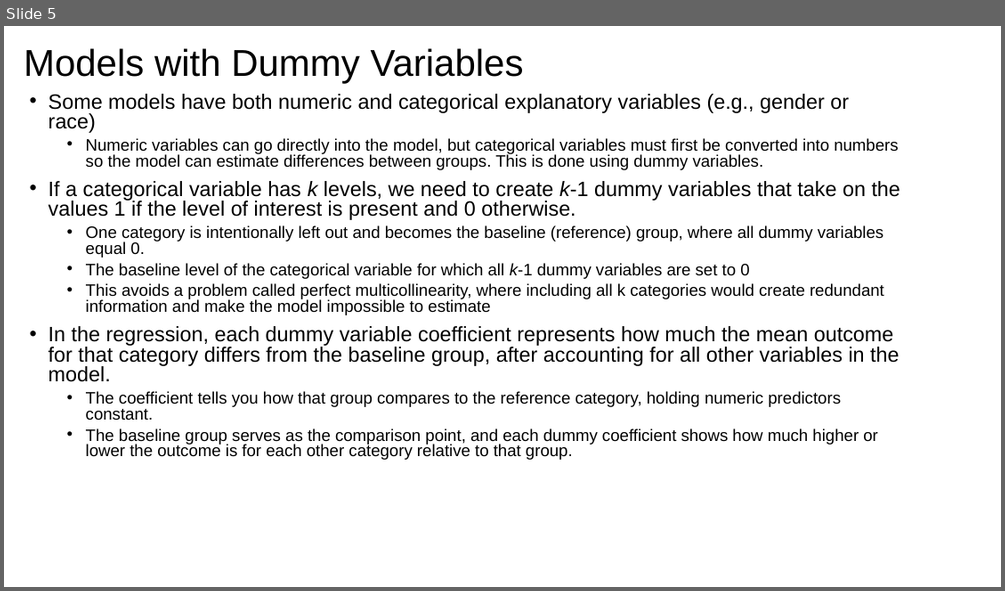
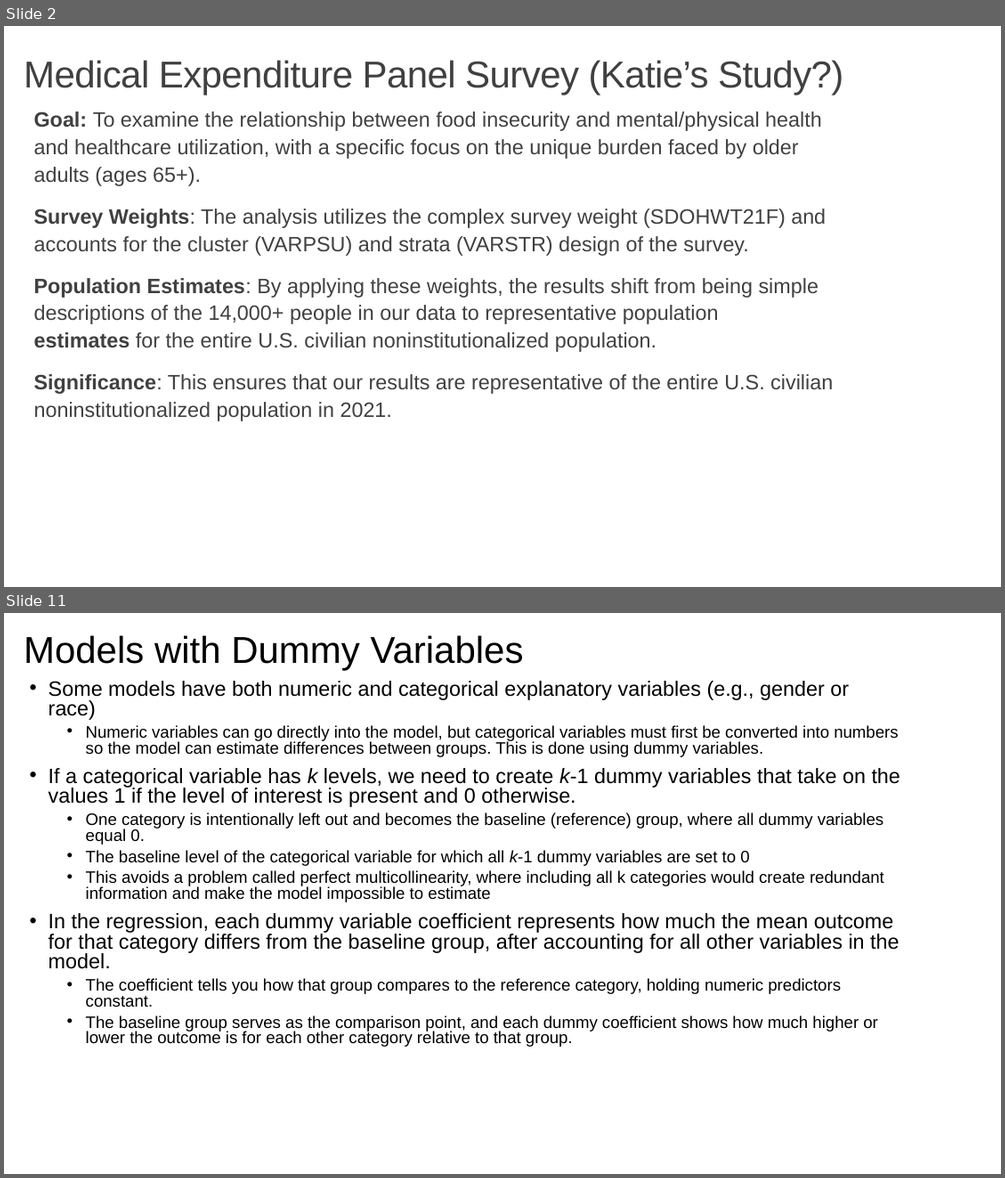
Before and after one commit to issues-osu/statsii-spring2026, a slide deck: slides/dummy/dummy_vars2026.pptx. Shown one above the other, each under a label of ours: slide 5 before the commit, slides 2 and 11 after it; the slides between them are not shown. The pictures are 1005x591 and 1005x1178 pixels, drawn with LibreOffice and Linux fonts; fonts in the diff are those of the drawing. Boxes give left, top, right and bottom in pixels: in the first picture for what was removed or moved away, otherwise in the second. Text is boxed around its words. In the diff, an @@ line names an element or a change of style, - is before the commit and + after.

```diff
--- a/slides/dummy/dummy_vars2026.pptx
+++ b/slides/dummy/dummy_vars2026.pptx
@@ slide 2 added at [4,26,1001,587], background #FFFFFF @@
@@ title added at [24,60,843,95], 36 pt, text #404040 @@
+Medical Expenditure Panel Survey (Katie’s Study?)
@@ text added at [34,111,833,421], 20 pt, text #404040 @@
+  Goal: To examine the relationship between food insecurity and mental/physical health and healthcare utilization, with a specific focus on the unique burden faced by older adults (ages 65+).
+  Survey Weights: The analysis utilizes the complex survey weight (SDOHWT21F) and accounts for the cluster (VARPSU) and strata (VARSTR) design of the survey.
+  Population Estimates: By applying these weights, the results shift from being simple descriptions of the 14,000+ people in our data to representative population estimates for the entire U.S. civilian noninstitutionalized population.
+  Significance: This ensures that our results are representative of the entire U.S. civilian noninstitutionalized population in 2021.
@@ what was slide 5 is now slide 11 @@
```
Also in this commit, not shown: 16 slides changed, 6 other slides added, 3 other files.
